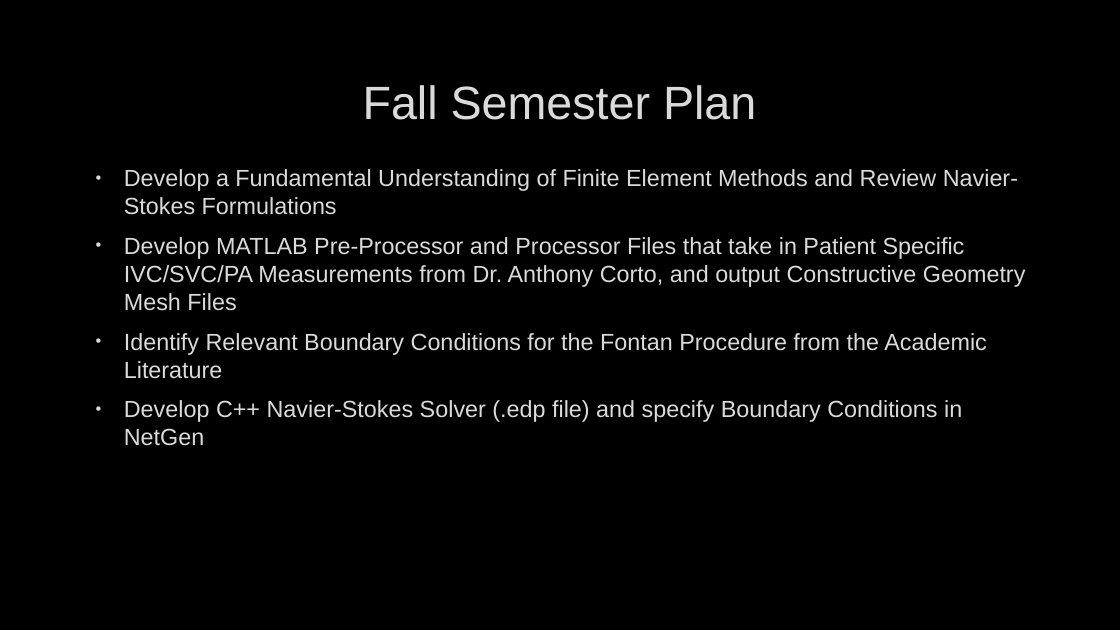
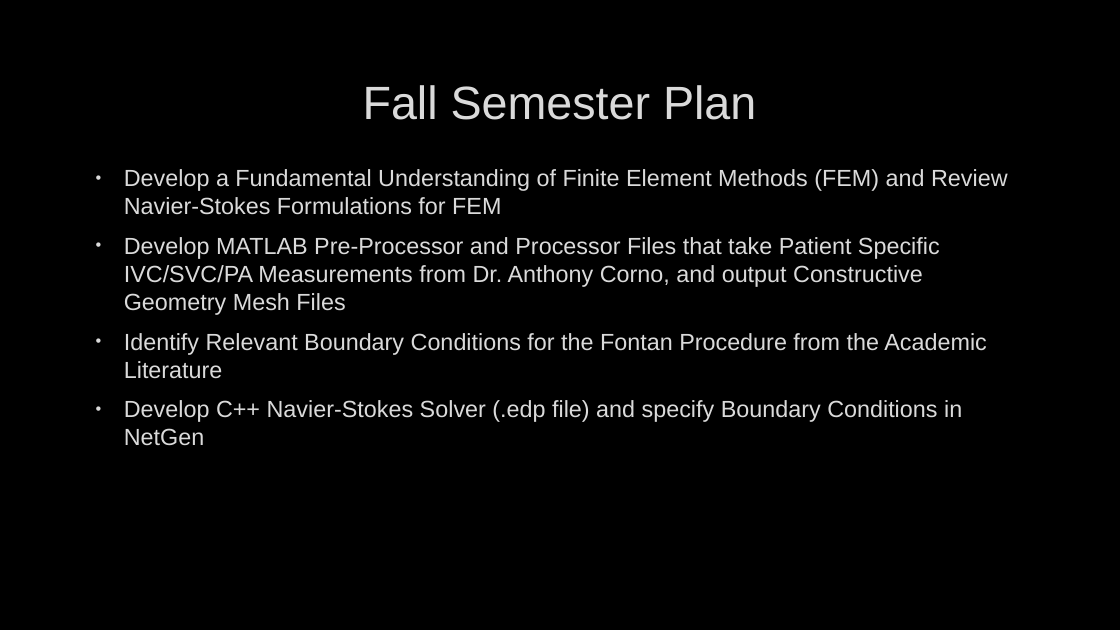
Before and after one commit to csapidus/modified-fontan, a slide deck: slide 2 of administrative/BMED 4699, Mahdi Al-Husseini.pptx. Drawn at 1120x630 pixels with LibreOffice and Linux fonts; fonts in the diff are those of the drawing; background and template pictures are left out. Boxes give left, top, right and bottom in pixels: in the first picture for what was removed or moved away, otherwise in the second. Text is boxed around its words. In the diff, an @@ line names an element or a change of style, - is before the commit and + after.

```diff
--- a/administrative/BMED 4699, Mahdi Al-Husseini.pptx
+++ b/administrative/BMED 4699, Mahdi Al-Husseini.pptx
@@ text at <box>124,169,1008,315</box>: text changed @@
-• Develop a Fundamental Understanding of Finite Element Methods and Review Navier-Stokes Formulations
-• Develop MATLAB Pre-Processor and Processor Files that take in Patient Specific IVC/SVC/PA Measurements from Dr. Anthony Corto, and output Constructive Geometry Mesh Files
+• Develop a Fundamental Understanding of Finite Element Methods (FEM) and Review Navier-Stokes Formulations for FEM
+• Develop MATLAB Pre-Processor and Processor Files that take Patient Specific IVC/SVC/PA Measurements from Dr. Anthony Corno, and output Constructive Geometry Mesh Files
```
Also in this commit, not shown: 4 other slides changed, 1 slide added, 21 other files.
